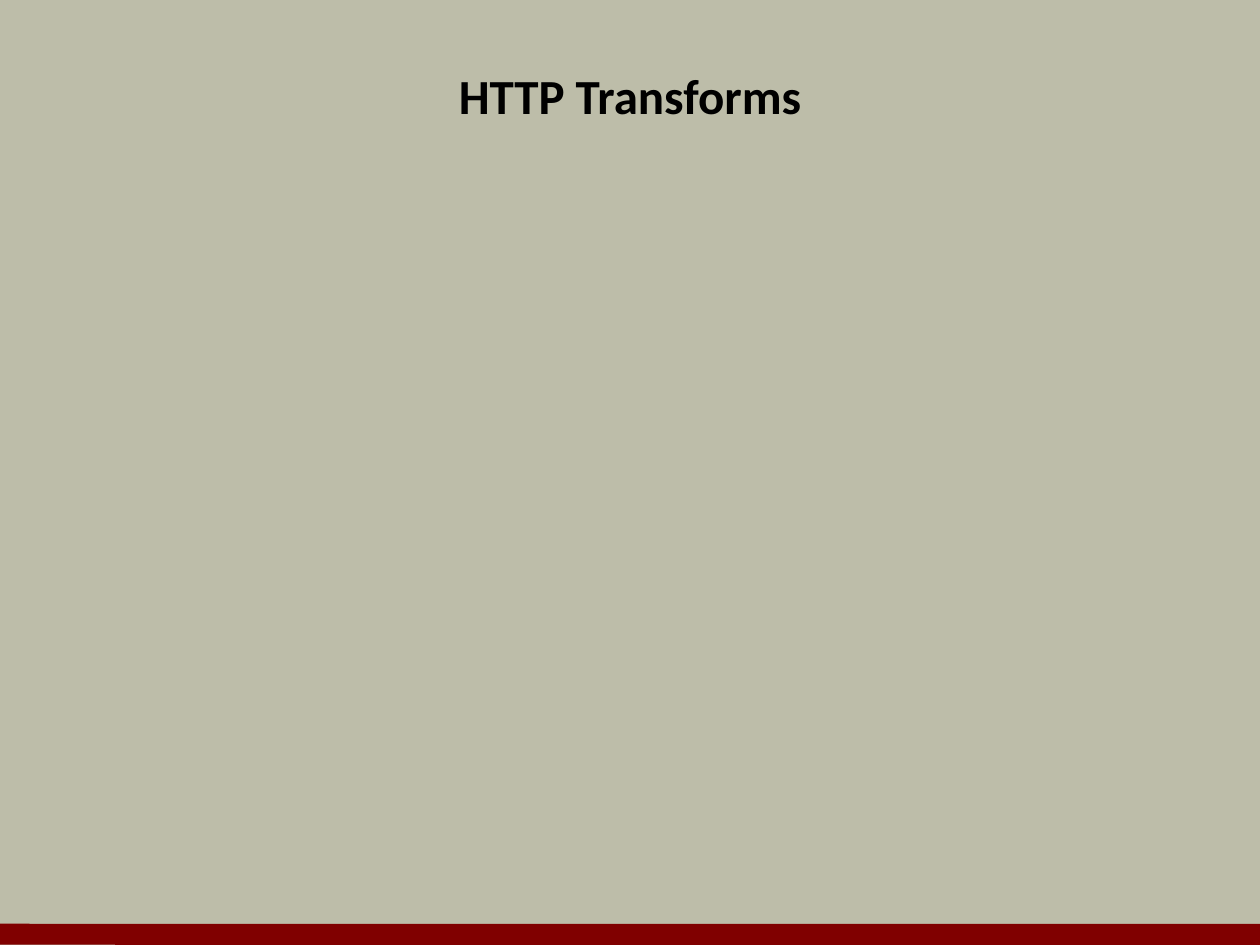
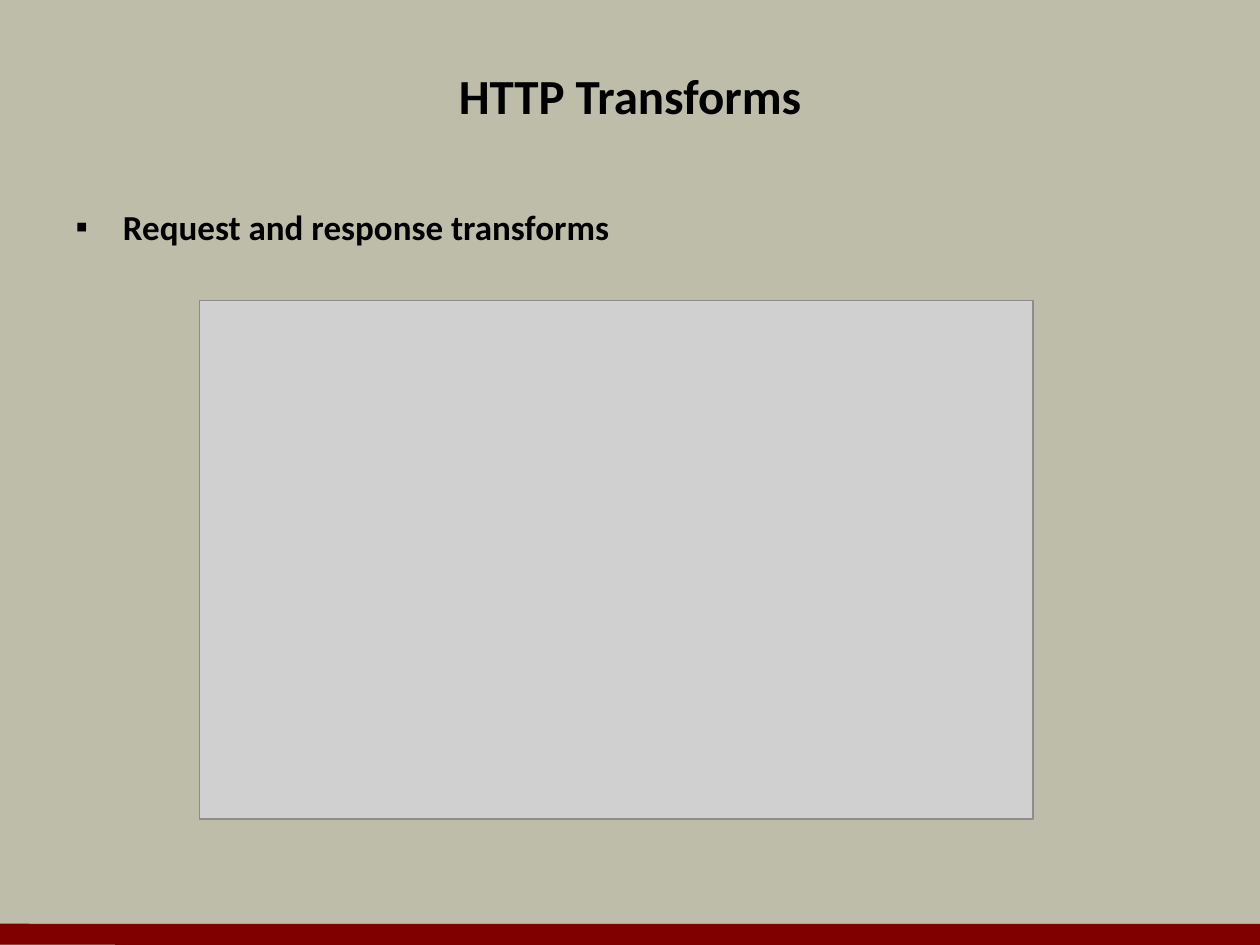
Before and after one commit to OdeToCode/classes, a slide deck: slide 19 of angularjs/slides/04_Services.pptx (slide 22 before the commit). Drawn at 1260x945 pixels with LibreOffice and Linux fonts; fonts in the diff are those of the drawing; grey boxes stand for pictures; background and template pictures are left out. Boxes give left, top, right and bottom in pixels: in the first picture for what was removed or moved away, otherwise in the second. Text is boxed around its words. In the diff, an @@ line names an element or a change of style, - is before the commit and + after.

```diff
--- a/angularjs/slides/04_Services.pptx
+++ b/angularjs/slides/04_Services.pptx
@@ text added at [123,215,609,246], 20 pt, text #000000, bold @@
+▪ Request and response transforms
@@ picture added at [199,301,1032,819] @@
```
Also in this commit, not shown: 14 other slides changed, 5 slides added, 7 slides removed, 36 other files.
